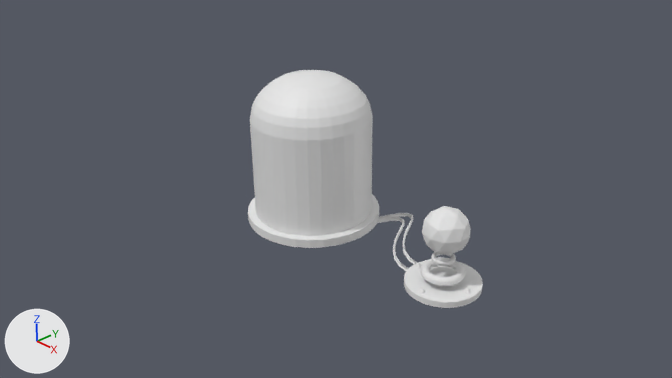
A saved change to the Blender file Models/Spin_Device/SPIRAL_device.blend.
Camera for both pictures: the file's camera 'Camera'. Arrows for +X, +Y and +Z are at lower left; the lights stay in place.

Before the edit, the objects in view are built like this:
```python
ob_cone_002 = bpy.data.objects.new('Cone.002', me_cone_002)
ob_cone_002.location = (2.59, -0.49, 0.1)
ob_cone_002.scale = (0.0406, 0.0406, 0.0406)
ob_cylinder = bpy.data.objects.new('Cylinder', me_cylinder)
ob_cylinder.location = (0.0, 0.0, 0.0)
ob_cylinder_001 = bpy.data.objects.new('Cylinder.001', me_cylinder_001)
ob_cylinder_001.location = (0.0, 0.0, 0.93)
ob_cylinder_001.scale = (0.88, 0.88, 0.88)
ob_cylinder_002 = bpy.data.objects.new('Cylinder.002', me_cylinder_002)
ob_cylinder_002.location = (2.59, -0.08, 0.03)
ob_cylinder_002.scale = (0.502, 0.502, 0.502)
ob_icosphere = bpy.data.objects.new('Icosphere', me_icosphere)
ob_icosphere.location = (2.59, -0.07, 0.78)
ob_icosphere.scale = (0.311, 0.311, 0.311)
ob_sphere_001 = bpy.data.objects.new('Sphere.001', me_sphere_001)
ob_sphere_001.location = (0.0, 0.0, 1.77)
ob_sphere_001.scale = (0.304, 0.304, 0.304)
ob_torus = bpy.data.objects.new('Torus', me_torus)
ob_torus.location = (2.59, -0.1, 0.2)
ob_torus.scale = (0.229, 0.229, 0.229)
ob_torus_001 = bpy.data.objects.new('Torus.001', me_torus_001)
ob_torus_001.location = (2.59, -0.1, 0.4)
ob_torus_001.scale = (0.123, 0.123, 0.123)
```
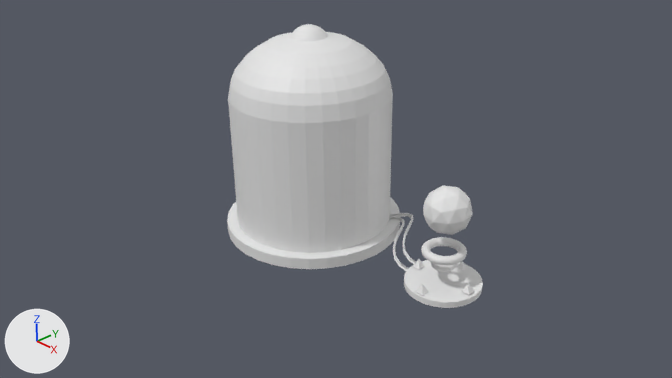
Where the newer file only moved an object's origin or applied its transform, the numbers keep the older frame.

Where the change shows, as pixel boxes (x1, y1, x2, y2) in the pictures (672 x 378 px):
```json
{"object": "Cylinder.001", "change": "moved, rescaled", "before": [250, 70, 373, 236], "after": [228, 32, 393, 253], "on screen": "34% wider, 33% taller"}
{"object": "Cylinder", "change": "moved, rescaled", "before": [248, 194, 379, 248], "after": [227, 197, 400, 269], "on screen": "32% wider, 33% taller"}
{"object": "Icosphere", "change": "moved, turned", "before": [422, 206, 471, 256], "after": [423, 185, 473, 235]}
{"object": "Torus", "change": "moved", "before": [420, 257, 465, 286], "after": [421, 237, 467, 265]}
{"object": "Sphere.001", "change": "mesh moved", "after": [290, 24, 328, 41], "on screen": "not visible before"}
{"object": "Torus.001", "change": "moved", "before": [431, 252, 456, 265], "after": [431, 262, 455, 272]}
{"object": "Cone.002", "change": "reshaped, moved, rescaled", "before": [419, 288, 425, 294], "after": [413, 259, 474, 295]}
{"part": 2, "of": "me_cone_002", "change": "added", "after": [413, 259, 474, 295]}
```

The change, as JSON lines over the scene's bpy script:
```json
{"block": "me_sphere_001", "where": "me_sphere_001.from_pydata(...)  # 482 vertices, 512 faces; spans x -1.0..1.0, y -1.0..1.0, z -1.0..1.0"}
{"block": "me_sphere_001", "where": "# used by ob_sphere_001; location = (0.0, 0.0, 1.77); scale = (0.304, 0.304, 0.304)"}
{"block": "me_sphere_001", "change": "me_sphere_001 part 1: the whole mesh is moved by (0.0, 0.0, 2.72)"}
{"block": "me_cone_002", "where": "# used by ob_cone_002; location = (2.59, -0.49, 0.1); scale = (0.0406, 0.0406, 0.0406)"}
{"op": "remove", "block": "me_cone_002", "code": "me_cone_002.from_pydata(...)  # 33 vertices, 33 faces; spans x -1.0..1.0, y -1.0..1.0, z -1.0..1.0"}
{"op": "add", "block": "me_cone_002", "code": "me_cone_002.from_pydata(...)  # 20 vertices, 20 faces; spans x -0.47..0.46, y -0.47..0.46, z -0.04..0.1"}
{"block": "me_cone_002", "change": "me_cone_002 part 2: 20 vertices added at x -0.47..0.46, y -0.47..0.46, z -0.04..0.1"}
{"op": "set", "path": "ob_torus.location", "old": "(2.59, -0.1, 0.2)", "new": "(2.59, -0.1, 0.5)"}
{"op": "set", "path": "ob_icosphere.location", "old": "(2.59, -0.07, 0.78)", "new": "(2.59, -0.07, 1.07)"}
{"op": "set", "path": "ob_icosphere.rotation_euler", "old": "(0.0, 0.0, 0.0)", "new": "(0.0998, 0.0, 0.0998)", "note": "degrees (0, 0, 0) -> degrees (5.7, 0, 5.7)"}
{"op": "set", "path": "ob_cylinder_001.location", "old": "(0.0, 0.0, 0.93)", "new": "(0.0, 0.0, 1.08)"}
{"op": "set", "path": "ob_cylinder_001.scale", "old": "(0.88, 0.88, 0.88)", "new": "(1.16, 1.16, 1.16)"}
{"op": "set", "path": "ob_cylinder.location", "old": "(0.0, 0.0, 0.0)", "new": "(0.0, 0.0, -0.15)"}
{"op": "set", "path": "ob_cylinder.scale", "old": "(1.0, 1.0, 1.0)", "new": "(1.32, 1.32, 1.32)"}
{"op": "set", "path": "ob_cone_002.scale", "old": "(0.0406, 0.0406, 0.0406)", "new": "(1.0, 1.0, 1.0)"}
{"op": "set", "path": "ob_cone_002.location", "old": "(2.59, -0.49, 0.1)", "new": "(2.59, -0.08, 0.1)"}
{"op": "set", "path": "ob_torus_001.location", "old": "(2.59, -0.1, 0.4)", "new": "(2.59, -0.1, 0.3)"}
```
